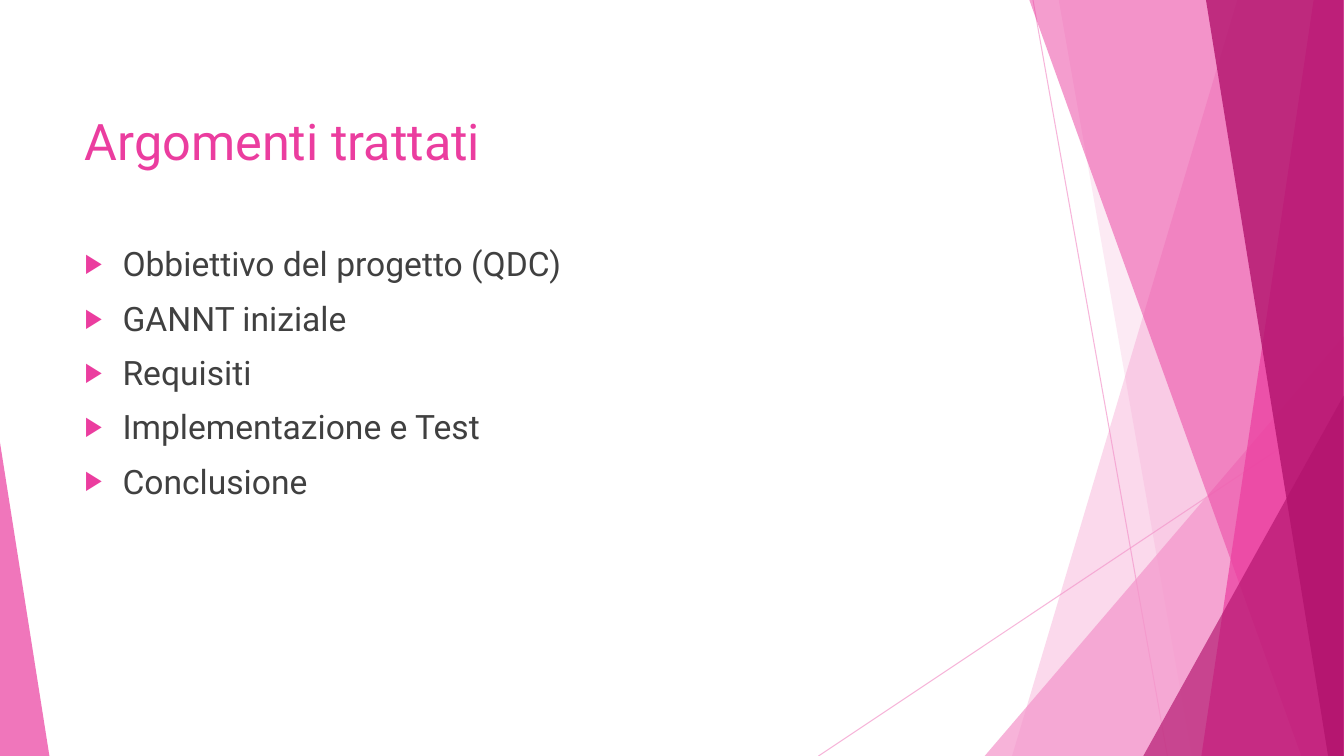
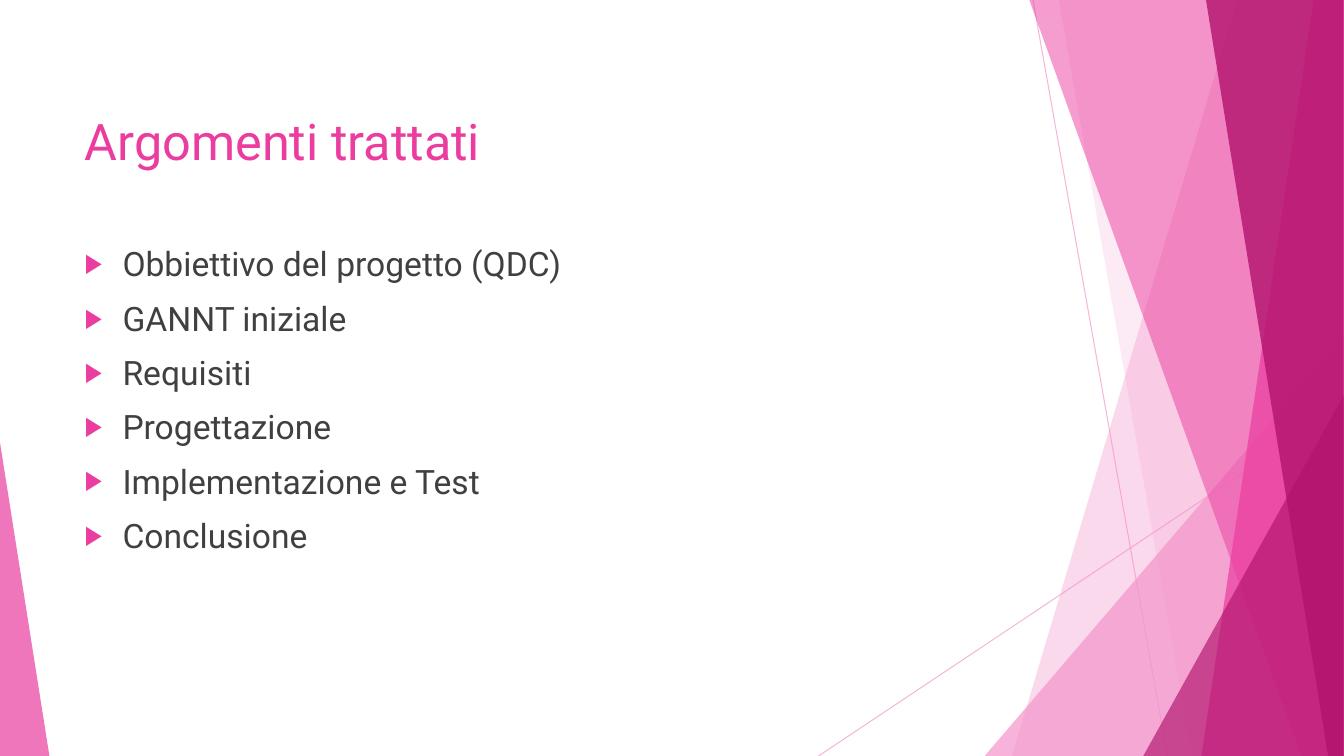
Before and after one commit to alessiax8/Info-Kiosk, a slide deck: slide 2 of Documenti/presentazione_info_kiosk.pptx. Drawn at 1344x756 pixels with LibreOffice and Linux fonts; fonts in the diff are those of the drawing. Boxes give left, top, right and bottom in pixels: in the first picture for what was removed or moved away, otherwise in the second. Text is boxed around its words. In the diff, an @@ line names an element or a change of style, - is before the commit and + after.

```diff
--- a/Documenti/presentazione_info_kiosk.pptx
+++ b/Documenti/presentazione_info_kiosk.pptx
@@ text at bbox=[123, 415, 332, 446]: paragraph added @@
+▶ Progettazione
```
Also in this commit, not shown: 6 slides added, 1 slide removed.
